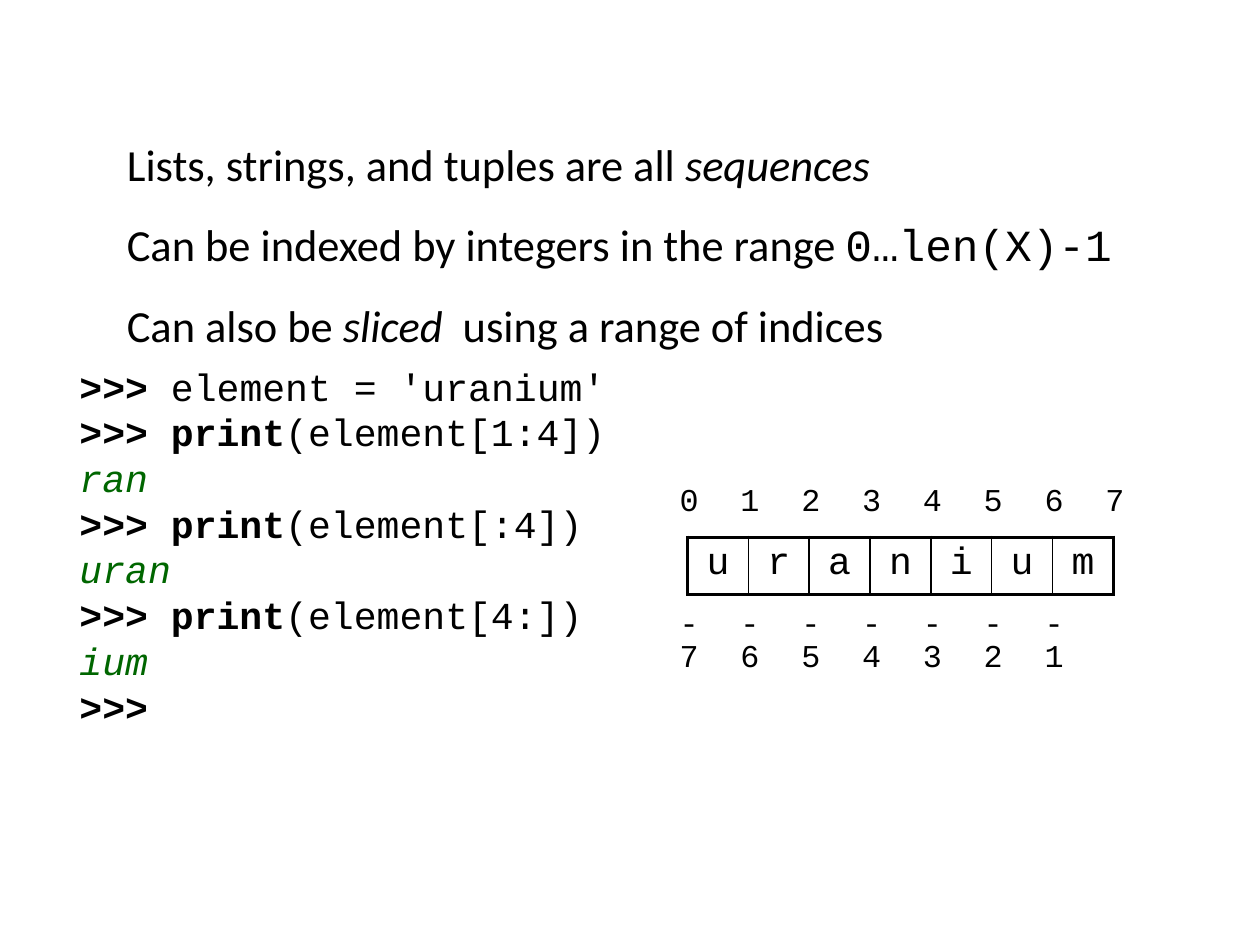
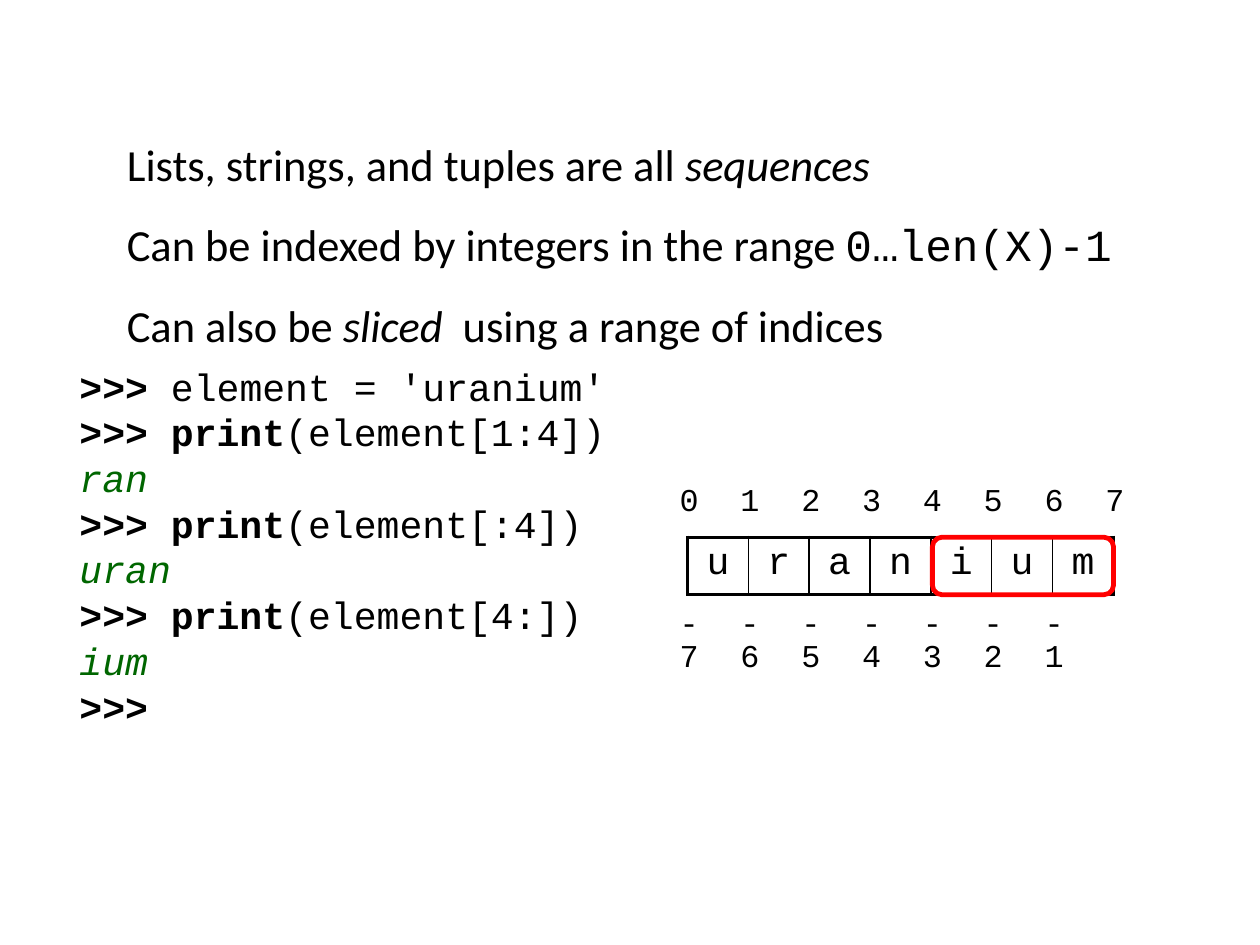
Before and after one commit to ncasuk/ncas-isc, a slide deck: slide 8 of python/presentations/learning_python/08_slice.pptx. Drawn at 1260x945 pixels with LibreOffice and Linux fonts; fonts in the diff are those of the drawing; background and template pictures are left out. Boxes give left, top, right and bottom in pixels: in the first picture for what was removed or moved away, otherwise in the second. Text is boxed around its words. In the diff, an @@ line names an element or a change of style, - is before the commit and + after.

```diff
--- a/python/presentations/learning_python/08_slice.pptx
+++ b/python/presentations/learning_python/08_slice.pptx
@@ rounded rectangle added at <box>933,537,1114,595</box>, outline #FF0000 3 pt @@
```
Also in this commit, not shown: 9 other slides changed, 2 slides removed, 3 other files.
